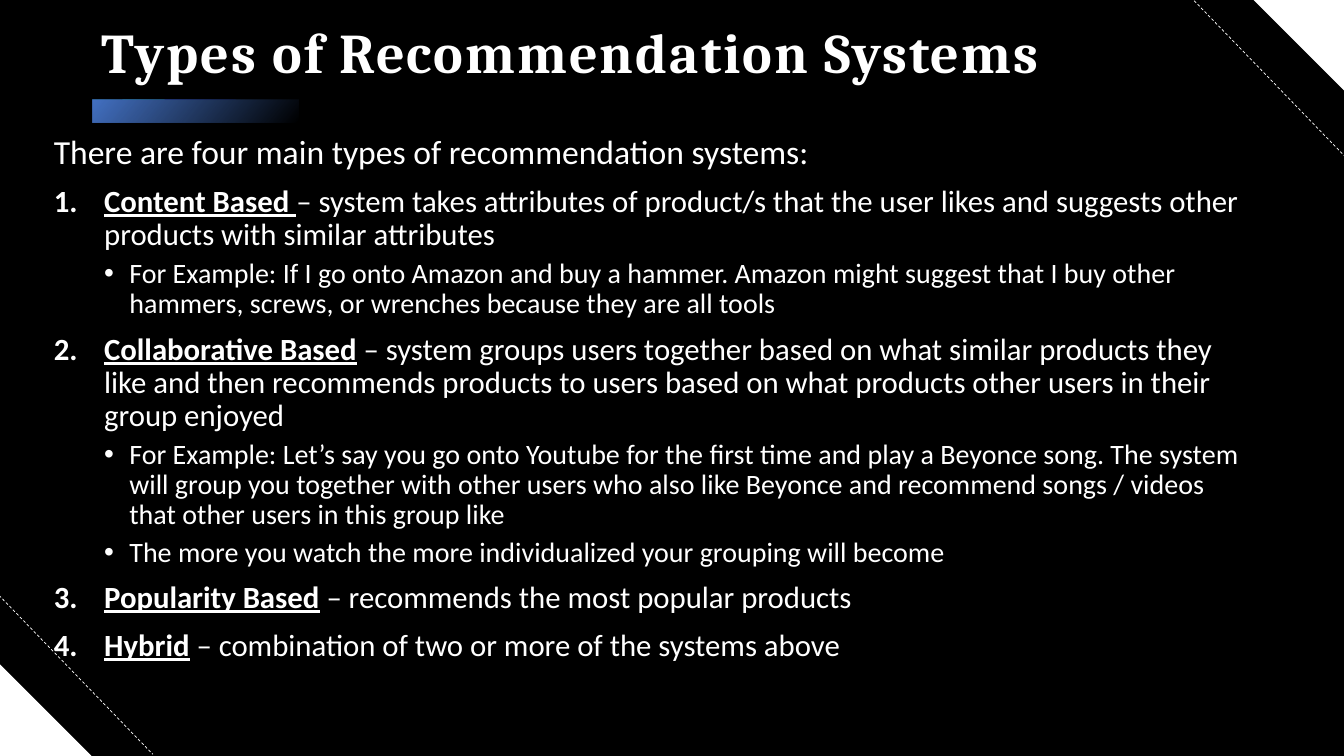
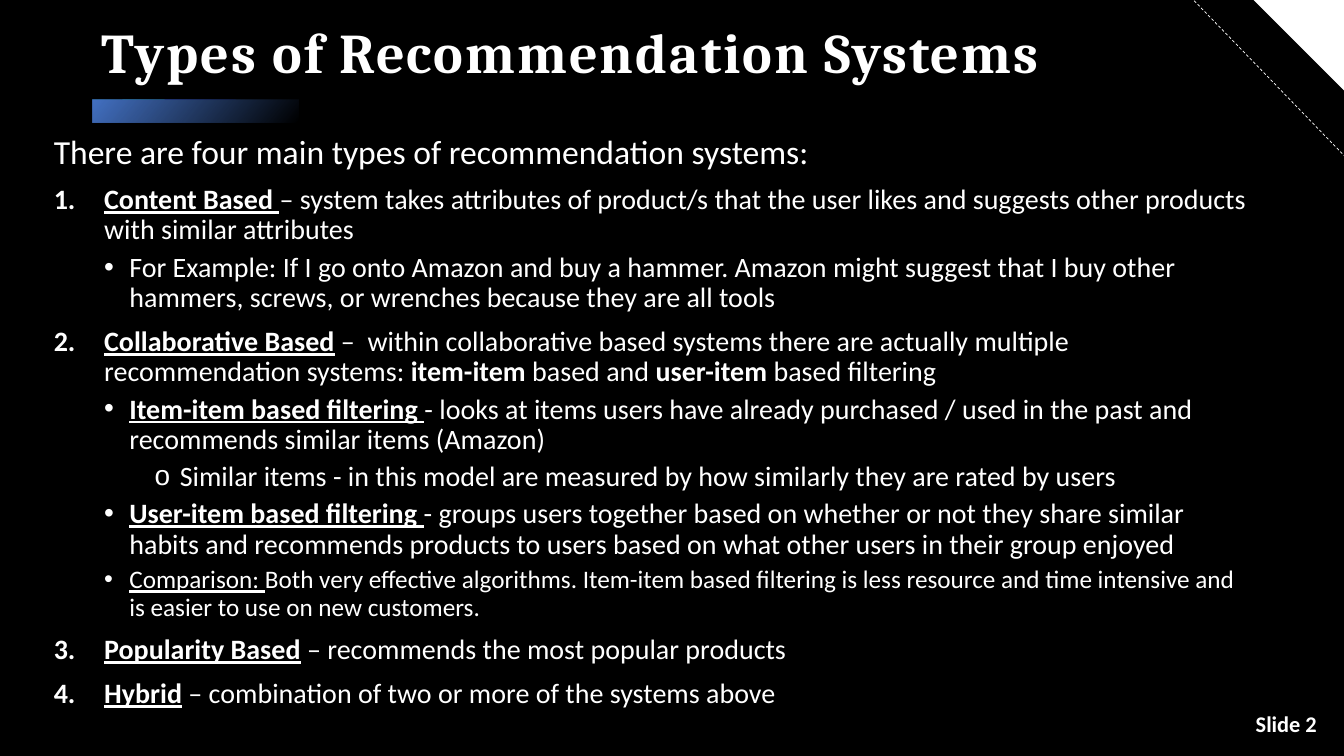
Before and after one commit to cseebec/Movie_Recommendation_P4, a slide deck: slide 3 of Movie Recommendation Systems.pptx. Drawn at 1344x756 pixels with LibreOffice and Linux fonts; fonts in the diff are those of the drawing; background and template pictures are left out. Boxes give left, top, right and bottom in pixels: in the first picture for what was removed or moved away, otherwise in the second. Text is boxed around its words. In the diff, an @@ line names an element or a change of style, - is before the commit and + after.

Commit message:
Update presentation

```diff
--- a/Movie Recommendation Systems.pptx
+++ b/Movie Recommendation Systems.pptx
@@ text at bbox=[104, 189, 1245, 708]: size 22 to 20 pt in "Content Based – system takes attributes of ...", "Popularity Based – recommends the most popular ...", "Hybrid – combination of two or more ..." @@
@@ text at bbox=[104, 331, 1234, 617]: text changed @@
-2. Collaborative Based – system groups users together based on what similar products they like and then recommends products to users based on what products other users in their group enjoyed
-  • For Example: Let’s say you go onto Youtube for the first time and play a Beyonce song. The system will group you together with other users who also like Beyonce and recommend songs / videos that other users in this group like
-  • The more you watch the more individualized your grouping will become
+2. Collaborative Based – within collaborative based systems there are actually multiple recommendation systems: item-item based and user-item based filtering
+  • Item-item based filtering - looks at items users have already purchased / used in the past and recommends similar items (Amazon)
+    o Similar items - in this model are measured by how similarly they are rated by users
+  • User-item based filtering - groups users together based on whether or not they share similar habits and recommends products to users based on what other users in their group enjoyed
+  • Comparison: Both very effective algorithms. Item-item based filtering is less resource and time intensive and is easier to use on new customers.
@@ rectangle added at bbox=[0, 578, 198, 756], fill #000000, outline #000000 1 pt @@
@@ text added at bbox=[1256, 716, 1316, 732], 16 pt, text #FFFFFF, bold @@
+Slide 2
```
Also in this commit, not shown: 9 other slides changed, 4 slides added.
